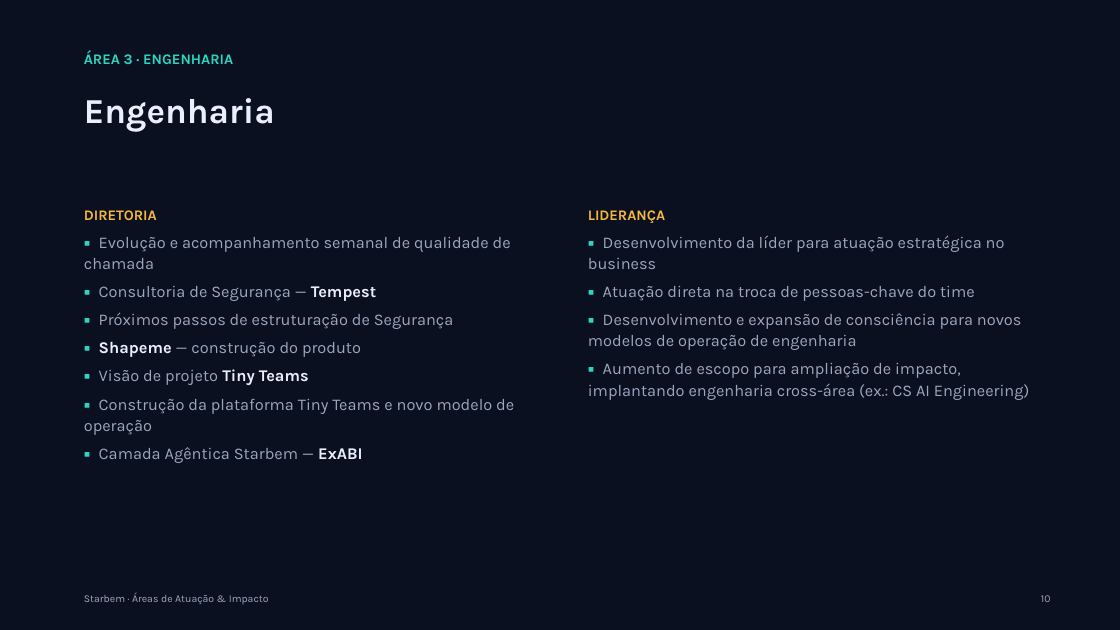
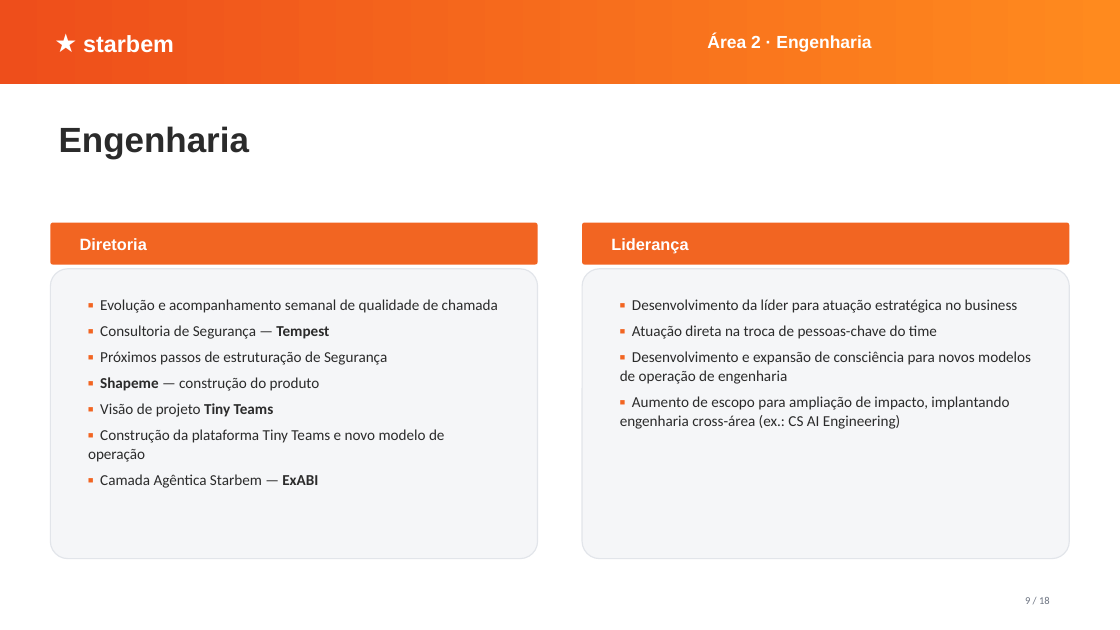
Before and after one commit to renato-dmb/agenda-facil, a slide deck: slide 9 of docs/conversa-ceo/apresentacao.pptx (slide 10 before the commit). Drawn at 1120x630 pixels with LibreOffice and Linux fonts; fonts in the diff are those of the drawing. Boxes give left, top, right and bottom in pixels: in the first picture for what was removed or moved away, otherwise in the second. Text is boxed around its words. In the diff, an @@ line names an element or a change of style, - is before the commit and + after.

```diff
--- a/docs/conversa-ceo/apresentacao.pptx
+++ b/docs/conversa-ceo/apresentacao.pptx
@@ background #0B1020 to #FFFFFF @@
@@ rectangle added at [0, 0, 1120, 84], fill gradient #EE4E1B to #FF8A1E @@
@@ text "Área 2 · Engenharia" at [707, 35, 871, 52]: vertical alignment top to middle @@
@@ text added at [83, 35, 174, 53], 20 pt, text #FFFFFF, bold @@
+★ starbem
@@ text at [707, 35, 871, 52]: text changed; size 12.5 to 15 pt; font Karla to Arial; text colour #2DD4BF to #FFFFFF @@
-ÁREA 3 · ENGENHARIA
+Área 2 · Engenharia
@@ text "Engenharia": place and size @@
-text "Engenharia" at [84, 98, 275, 132]
+text "Engenharia" at [59, 126, 249, 159]
@@ text "Engenharia" at [59, 126, 249, 159]: font Karla to Arial, text colour #EAF0FB to #2B2B2B @@
@@ rounded rectangle added at [50, 223, 538, 265], fill #F26522 @@
@@ text added at [80, 238, 147, 250], 14 pt, text #FFFFFF, bold @@
+Diretoria
@@ text at [84, 210, 157, 220]: paragraph removed @@
-DIRETORIA
@@ rounded rectangle added at [582, 223, 1070, 265], fill #F26522 @@
@@ text at [588, 210, 665, 223]: paragraph removed @@
-LIDERANÇA
@@ text added at [611, 238, 688, 253], 14 pt, text #FFFFFF, bold @@
+Liderança
@@ rounded rectangle added at [50, 269, 538, 559], fill #F5F6F8, outline #E2E5EA 1 pt @@
@@ rounded rectangle added at [582, 269, 1070, 559], fill #F5F6F8, outline #E2E5EA 1 pt @@
@@ text "▪ Evolução e acompanhamento semanal ...": place and size @@
-text "▪ Evolução e acompanhamento semanal ..." at [84, 210, 514, 463]
+text "▪ Evolução e acompanhamento semanal ..." at [88, 299, 498, 488]
@@ text "▪ Evolução e acompanhamento semanal ..." at [88, 299, 498, 488]: size 14 to 13 pt, font Karla to Calibri; text colour #2DD4BF to #F26522 in "▪", "▪", "▪", "▪" and 3 more places; text colour #9AA7BD to #2B2B2B in "Evolução e acompanhamento semanal de qualidade de ...", "Consultoria de Segurança —", "Próximos passos de estruturação de Segurança", "— construção do produto" and 3 more places; text colour #EAF0FB to #2B2B2B in "Tempest", "Shapeme", "Tiny Teams", "ExABI"; line spacing 1.08 to 1.05 @@
@@ text "▪ Desenvolvimento da líder para ...": place and size @@
-text "▪ Desenvolvimento da líder para ..." at [588, 210, 1029, 400]
+text "▪ Desenvolvimento da líder para ..." at [620, 299, 1031, 429]
@@ text "▪ Desenvolvimento da líder para ..." at [620, 299, 1031, 429]: size 14 to 13 pt, font Karla to Calibri, text colour #9AA7BD to #2B2B2B; text colour #2DD4BF to #F26522 in "▪", "▪", "▪", "▪"; line spacing 1.08 to 1.05 @@
@@ text removed at [84, 593, 269, 604] @@
-Starbem · Áreas de Atuação & Impacto
@@ text added at [1025, 597, 1050, 604], 9 pt, text #6B7280 @@
+9 / 18
@@ text removed at [1041, 595, 1051, 602] @@
-10
```
Also in this commit, not shown: 17 other slides changed, 2 other files.
